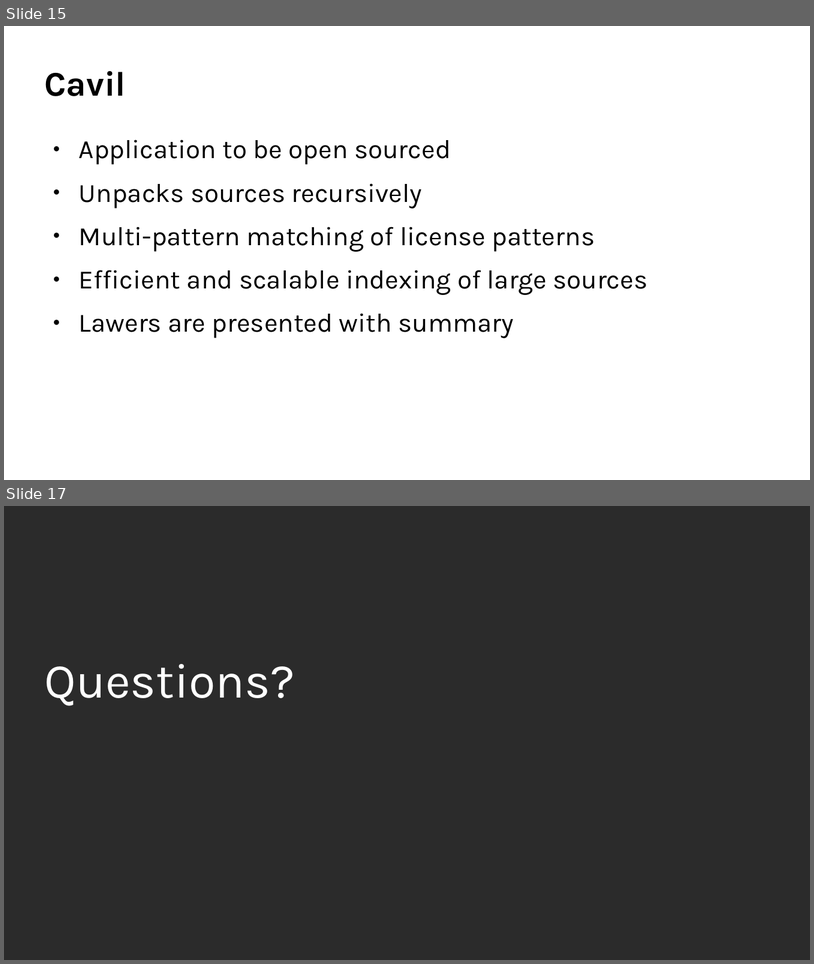
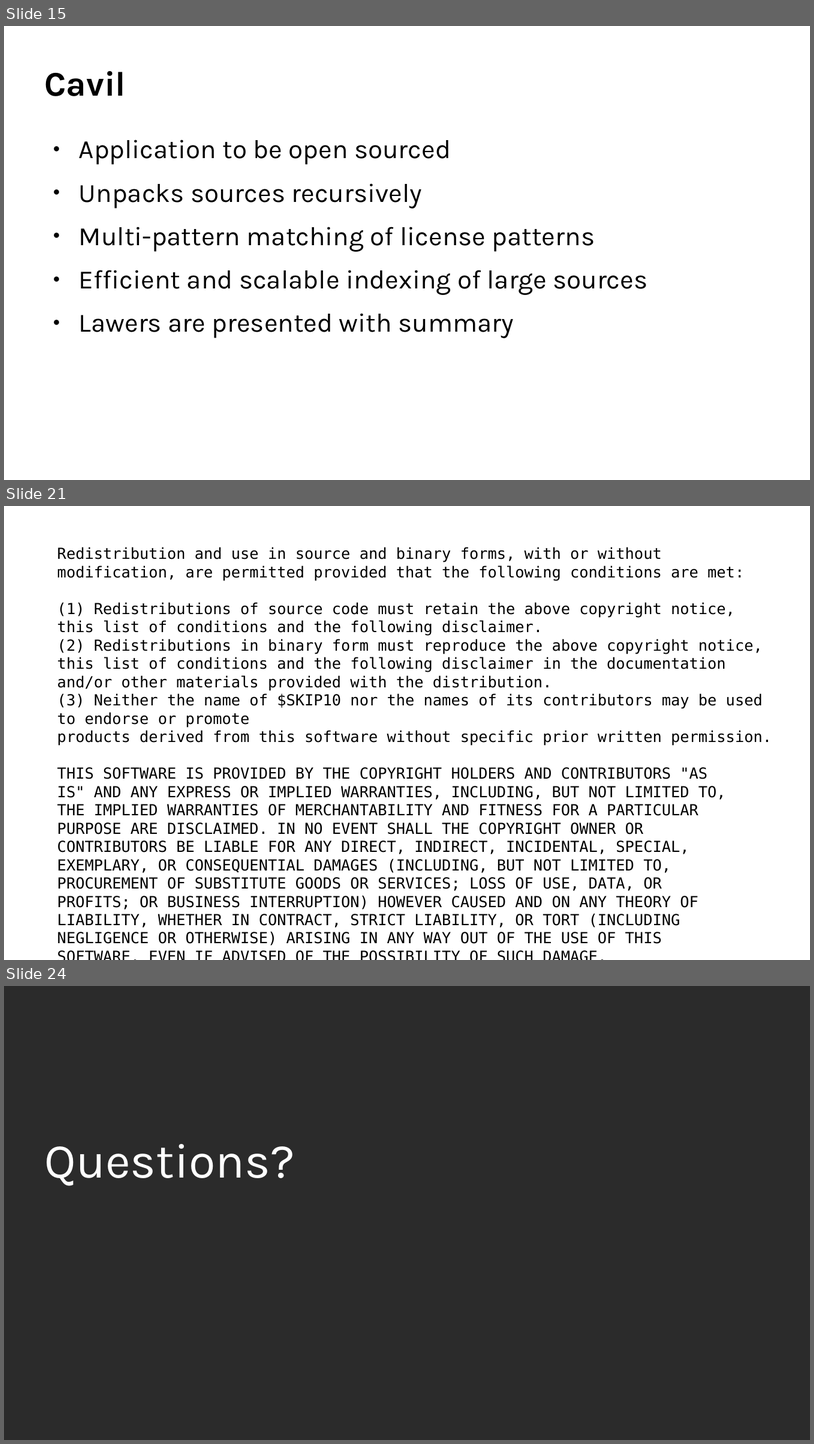
Before and after one commit to coolo/drunken-adventure, a slide deck: osc2017-2/cavil.odp. Shown one above the other, each under a label of ours: slides 15 and 17 before the commit, slides 15, 21 and 24 after it; the slides between them are not shown. The pictures are 814x964 and 814x1444 pixels, drawn with LibreOffice and Linux fonts; fonts in the diff are those of the drawing; background and template pictures are left out; a plain dark background stands for a picture behind light text. Boxes give left, top, right and bottom in pixels: in the first picture for what was removed or moved away, otherwise in the second. Text is boxed around its words. In the diff, an @@ line names an element or a change of style, - is before the commit and + after.

```diff
--- a/osc2017-2/cavil.odp
+++ b/osc2017-2/cavil.odp
@@ slide 21 added at (4,506,810,960), background #FFFFFF @@
@@ text added at (57,547,772,945), 15 pt, text #000000 @@
+Redistribution and use in source and binary forms, with or without
+modification, are permitted provided that the following conditions are met:
+(1) Redistributions of source code must retain the above copyright notice,
+this list of conditions and the following disclaimer.
+(2) Redistributions in binary form must reproduce the above copyright notice,
+this list of conditions and the following disclaimer in the documentation
+and/or other materials provided with the distribution.
+(3) Neither the name of $SKIP10 nor the names of its contributors may be used to endorse or promote
+products derived from this software without specific prior written permission.
+THIS SOFTWARE IS PROVIDED BY THE COPYRIGHT HOLDERS AND CONTRIBUTORS "AS
+IS" AND ANY EXPRESS OR IMPLIED WARRANTIES, INCLUDING, BUT NOT LIMITED TO,
+THE IMPLIED WARRANTIES OF MERCHANTABILITY AND FITNESS FOR A PARTICULAR
+PURPOSE ARE DISCLAIMED. IN NO EVENT SHALL THE COPYRIGHT OWNER OR
+CONTRIBUTORS BE LIABLE FOR ANY DIRECT, INDIRECT, INCIDENTAL, SPECIAL,
+EXEMPLARY, OR CONSEQUENTIAL DAMAGES (INCLUDING, BUT NOT LIMITED TO,
+PROCUREMENT OF SUBSTITUTE GOODS OR SERVICES; LOSS OF USE, DATA, OR
+PROFITS; OR BUSINESS INTERRUPTION) HOWEVER CAUSED AND ON ANY THEORY OF
+LIABILITY, WHETHER IN CONTRACT, STRICT LIABILITY, OR TORT (INCLUDING
+NEGLIGENCE OR OTHERWISE) ARISING IN ANY WAY OUT OF THE USE OF THIS
+SOFTWARE, EVEN IF ADVISED OF THE POSSIBILITY OF SUCH DAMAGE.
@@ what was slide 17 is now slide 24 @@
```
Also in this commit, not shown: 2 slides changed, 7 other slides added, 1 slide removed.
